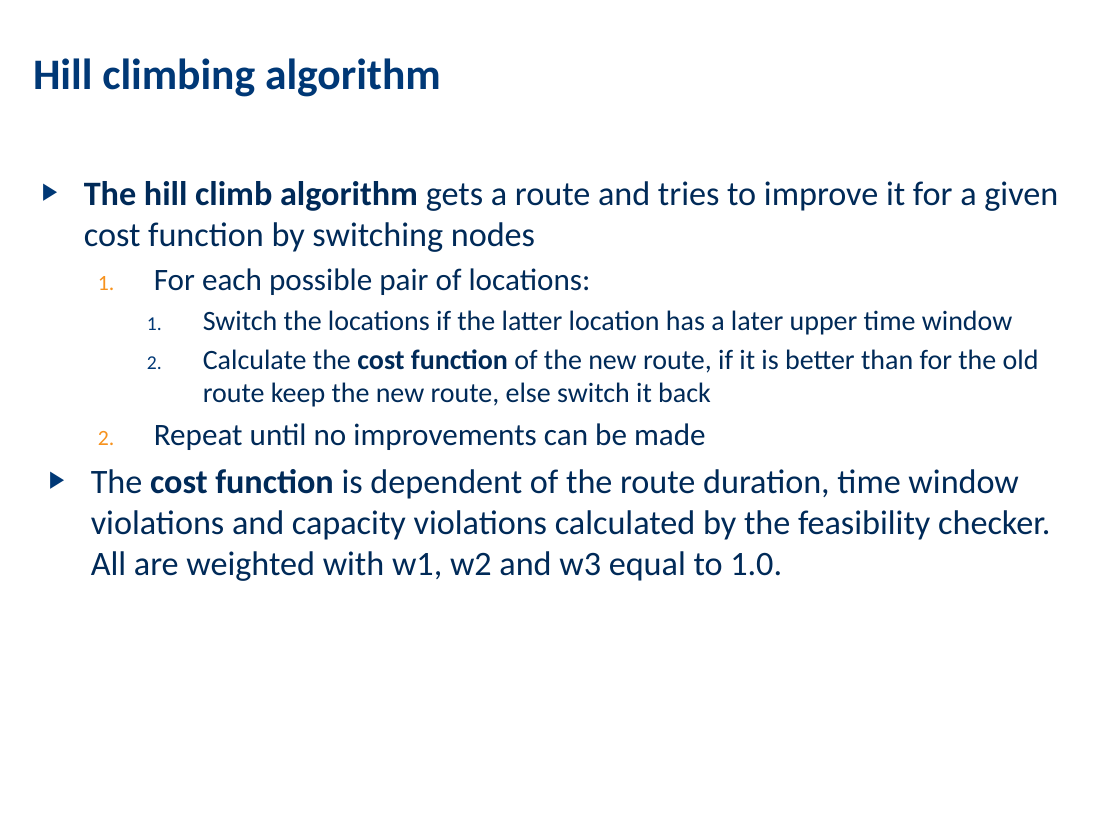
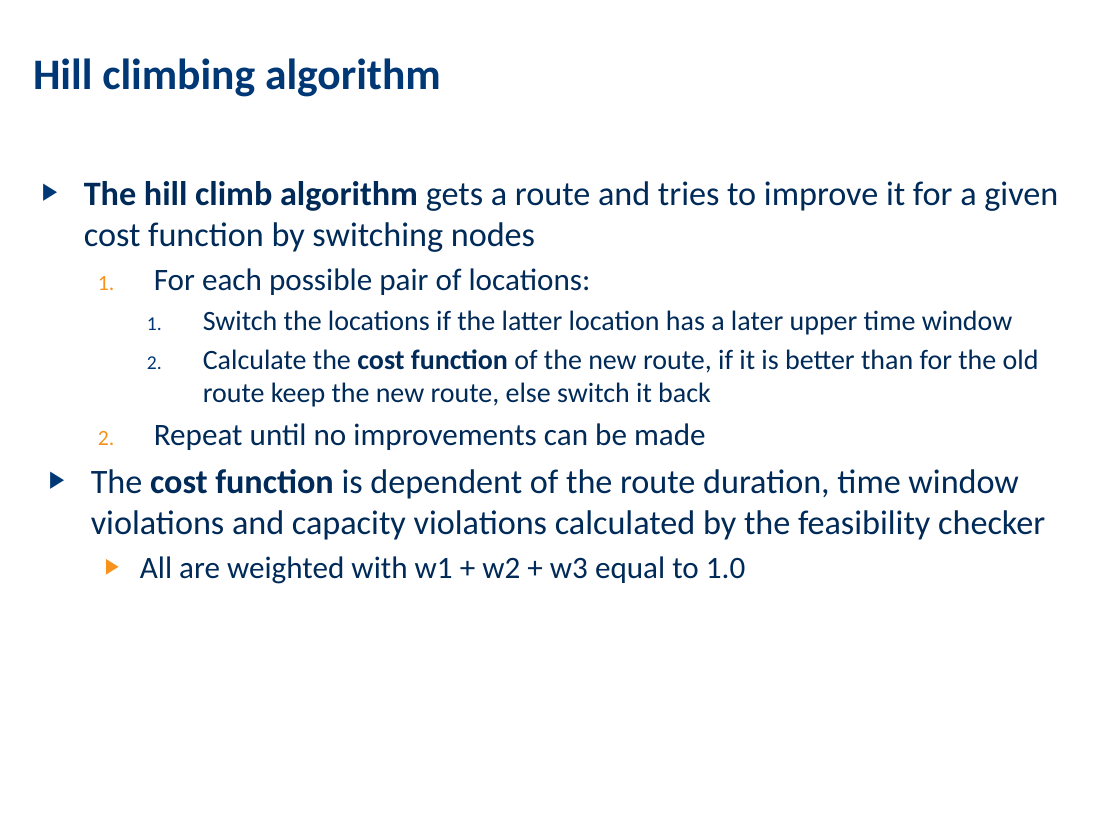
Before and after one commit to ahmad-emanuel/ORB-DARP-Project, a slide deck: slide 4 of Presentation/presentation.pptx. Drawn at 1120x840 pixels with LibreOffice and Linux fonts; fonts in the diff are those of the drawing; background and template pictures are left out. Boxes give left, top, right and bottom in pixels: in the first picture for what was removed or moved away, otherwise in the second. Text is boxed around its words. In the diff, an @@ line names an element or a change of style, - is before the commit and + after.

```diff
--- a/Presentation/presentation.pptx
+++ b/Presentation/presentation.pptx
@@ text at (x1=91, y1=469, x2=1045, y2=584): text changed @@
-▶ The cost function is dependent of the route duration, time window violations and capacity violations calculated by the feasibility checker. All are weighted with w1, w2 and w3 equal to 1.0.
+▶ The cost function is dependent of the route duration, time window violations and capacity violations calculated by the feasibility checker
+  ▶ All are weighted with w1 + w2 + w3 equal to 1.0
```
Also in this commit, not shown: 1 other slide changed.
